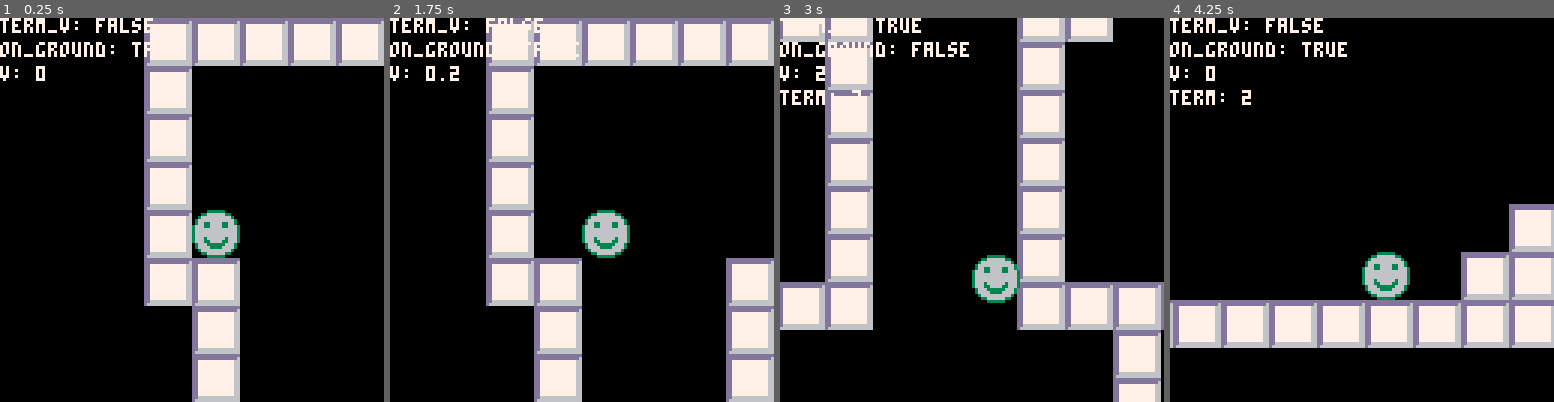
Above: before the commit, frames 1-4 (left to right).
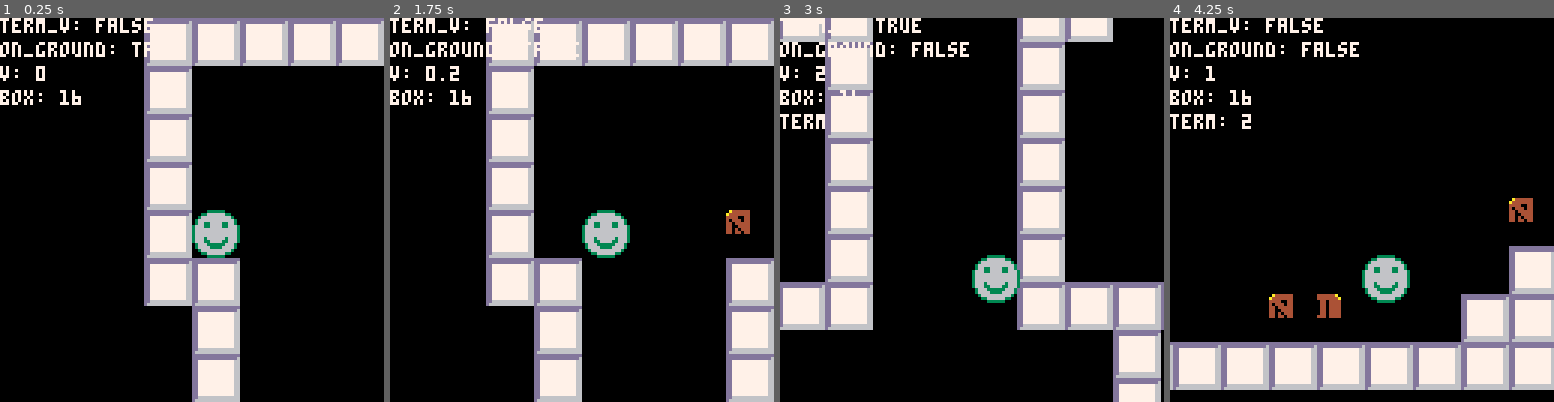
Above: after the commit, the same moments.

Repository: alixnovosi/boxventure
Game: PICO-8 cartridge boxventure.p8
The game is run twice, just before and just after one commit, with the same random seed, the same clock (stepped at 60 frames per second) and the same inputs.
Inputs:
- Up to frame 1 (0.25 s): no input
- Up to frame 2 (1.75 s): tap X (X key) at 0.33, 1.07 s; tap O (Z key) at 0.7, 1.7 s; hold Right from 1.6 s (still down)
- Up to frame 3 (3 s): tap X (X key) at 1.85, 2.97 s; release Right at 2.1 s; tap O (Z key) at 2.1, 2.5, 2.9 s; hold Up 2.15-2.42 s; hold Right from 2.47 s (still down)
- Up to frame 4 (4.25 s): release Right at 3.03 s; hold Left 3.08-3.58 s; tap O (Z key) at 3.3, 3.7, 4.1 s; hold Down 3.63-3.97 s; hold Right from 4.02 s (still down); tap X (X key) at 4.08 s

The runs differ from the first frame. In frame 1, 0.3% of the frame differs, in the area x 0-22%, y 18-23%; in frame 2, 0.6%; in frame 3, 0.5%; in frame 4, 26%, in the area x 0-100%, y 6-97%.

Commit message:
working on drawing boxes

Diff:
--- a/boxventure.p8
+++ b/boxventure.p8
@@ -298,6 +298,7 @@
     end
 end
 
+-- convert pixel value to cell value
 function to_cell(pixel, inclusive)
     if inclusive == nil then
         inclusive = false
@@ -317,6 +318,34 @@
 function reset()
     player.x = level.startx
     player.y = level.starty
+end
+
+function draw_boxes()
+    box_sprite = 5
+    for box in all(level.boxes) do
+        debug_update("box", box.x)
+        add_to_map(box.x, box.y, box_sprite)
+        --spr(box_sprite, box.x * cell_size, box.y * cell_size, spritescale,
+        --    spritescale)
+    end
+end
+
+-- wrapped mset to dedupe code and handle large-scale sprites
+function add_to_map(x, y, sprite, scale)
+    if scale == nil then
+        scale = spritescale
+    end
+
+    if scale > 1 then
+        for i=sprite, sprite+scale-1 do
+            mset((x + i-sprite) * scale, y * scale, i)
+        end
+        for i=sprite+16, sprite+16+scale-1 do
+            mset((x + i-sprite) * scale, y * scale, i)
+        end
+    else
+        mset(box.x * spritescale, box.y * spritescale, box_sprite)
+    end
 end
 
 function draw_debug()
@@ -371,6 +400,7 @@
         cls()
         draw_map()
         draw_player()
+        draw_boxes()
         draw_debug()
     else
         draw_credits()
@@ -404,6 +434,24 @@
         mapx = 0,
         mapy = 0,
         debug = true,
+        boxes = {
+            {
+                x = 11,
+                y = 14,
+            },
+            {
+                x = 11,
+                y = 26,
+            },
+            {
+                x = 6,
+                y = 28,
+            },
+            {
+                x = 16,
+                y = 28,
+            },
+        },
     }
 
     -- player init
@@ -439,24 +487,26 @@
     credits = {
         text = "you did it!",
     }
+
+    draw_map()
 end
 __gfx__
-00000000dddddddddddddddd00000000000000000000000000000000000000000000000000000000000000000000000000000000000000000000000000000000
-00000000ddddddddddddddd600003333333300000000000000000000000000000000000000000000000000000000000000000000000000000000000000000000
-00700700dd7777777777776600037777777730000000000000000000000000000000000000000000000000000000000000000000000000000000000000000000
-00077000dd7777777777776600377777777773000000000000000000000000000000000000000000000000000000000000000000000000000000000000000000
-00077000dd7777777777776603777777777777300000000000000000000000000000000000000000000000000000000000000000000000000000000000000000
-00700700dd7777777777776603776667767677300000000000000000000000000000000000000000000000000000000000000000000000000000000000000000
-00000000dd7777777777776603776777776777300000000000000000000000000000000000000000000000000000000000000000000000000000000000000000
-00000000dd7777777777776603776677776777300000000000000000000000000000000000000000000000000000000000000000000000000000000000000000
-00000000dd7777777777776603776777776777300000000000000000000000000000000000000000000000000000000000000000000000000000000000000000
-00000000dd7777777777776603776667767677300000000000000000000000000000000000000000000000000000000000000000000000000000000000000000
-00000000dd7777777777776603777777777777300000000000000000000000000000000000000000000000000000000000000000000000000000000000000000
-00000000dd7777777777776603776667766677300000000000000000000000000000000000000000000000000000000000000000000000000000000000000000
-00000000dd7777777777776603777677776777300000000000000000000000000000000000000000000000000000000000000000000000000000000000000000
-00000000dd7777777777776603777677776777300000000000000000000000000000000000000000000000000000000000000000000000000000000000000000
-00000000dd6666666666666603777677776777300000000000000000000000000000000000000000000000000000000000000000000000000000000000000000
-00000000d66666666666666603776667776777300000000000000000000000000000000000000000000000000000000000000000000000000000000000000000
+00000000dddddddddddddddd00000000000000000a444444444444a0000000000000000000000000000000000000000000000000000000000000000000000000
+00000000ddddddddddddddd60000333333330000a44444444444444a000000000000000000000000000000000000000000000000000000000000000000000000
+00700700dd7777777777776600037777777730004444004404404444000000000000000000000000000000000000000000000000000000000000000000000000
+00077000dd7777777777776600377777777773004044404404404444000000000000000000000000000000000000000000000000000000000000000000000000
+00077000dd7777777777776603777777777777304404444404404444000000000000000000000000000000000000000000000000000000000000000000000000
+00700700dd7777777777776603776667767677304400444404404444000000000000000000000000000000000000000000000000000000000000000000000000
+00000000dd7777777777776603776777776777304404044404404444000000000000000000000000000000000000000000000000000000000000000000000000
+00000000dd7777777777776603776677776777304404404444404444000000000000000000000000000000000000000000000000000000000000000000000000
+00000000dd7777777777776603776777776777304404400444404444000000000000000000000000000000000000000000000000000000000000000000000000
+00000000dd7777777777776603776667767677304404404044404444000000000000000000000000000000000000000000000000000000000000000000000000
+00000000dd7777777777776603777777777777304404404404444444000000000000000000000000000000000000000000000000000000000000000000000000
+00000000dd7777777777776603776667766677304404404400444044000000000000000000000000000000000000000000000000000000000000000000000000
+00000000dd7777777777776603777677776777304404404404044444000000000000000000000000000000000000000000000000000000000000000000000000
+00000000dd7777777777776603777677776777304404404404404444000000000000000000000000000000000000000000000000000000000000000000000000
+00000000dd666666666666660377767777677730a44444444444444a000000000000000000000000000000000000000000000000000000000000000000000000
+00000000d66666666666666603776667776777300a444444444444a0000000000000000000000000000000000000000000000000000000000000000000000000
 00000000000003333330000000000000000000000000000000000000000000000000000000000000000000000000000000000000000000000000000000000000
 00000000000336666663300000000000000000000000000000000000000000000000000000000000000000000000000000000000000000000000000000000000
 00000000003666666666630000000000000000000000000000000000000000000000000000000000000000000000000000000000000000000000000000000000
@@ -700,7 +750,7 @@
 
 
 __gff__
-0001010202000000000000000000000000010102020000000000000000000000000000000000000000000000000b00000000000000000000000000000000000000000000000000000000000000000000000000000000000000000000000000000000000000000000000000000000000000000000000000000000000000000000
+0001010202050500000000000000000000010102020505000000000000000000000000000000000000000000000b00000000000000000000000000000000000000000000000000000000000000000000000000000000000000000000000000000000000000000000000000000000000000000000000000000000000000000000
 0000000000000000000000000000000000000000000000000000000000000000000000000000000000000000000000000000000000000000000000000000000000000000000000000000000000000000000000000000000000000000000000000000000000000000000000000000000000000000000000000000000000000000
 __map__
 0000000000000000000000000000000000000000000000000000000000000000000000000000000000000000000000000000000000000000000000000000000000000000000000000000000000000000000000000000000000000000000000000000000000000000000000000000000000000000000000000000000000000000
